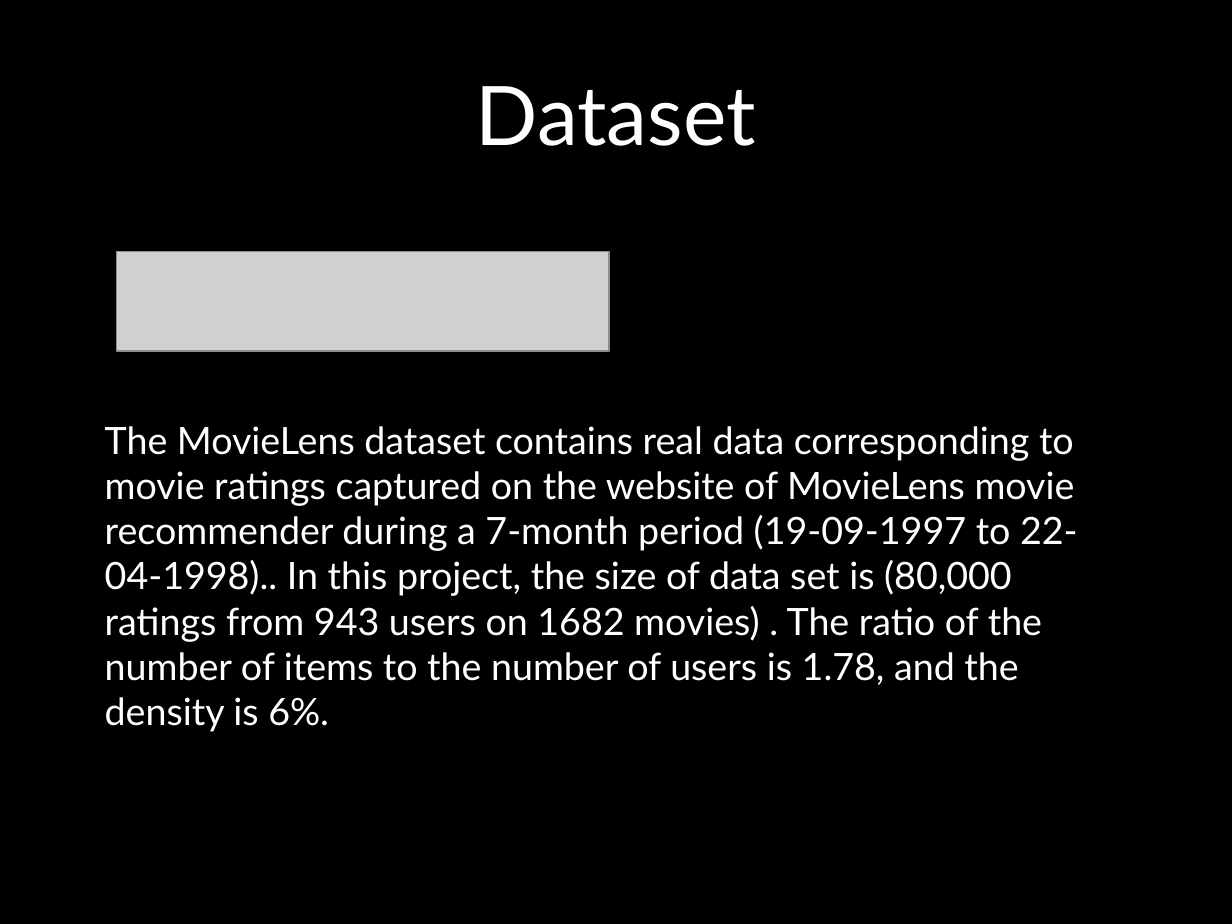
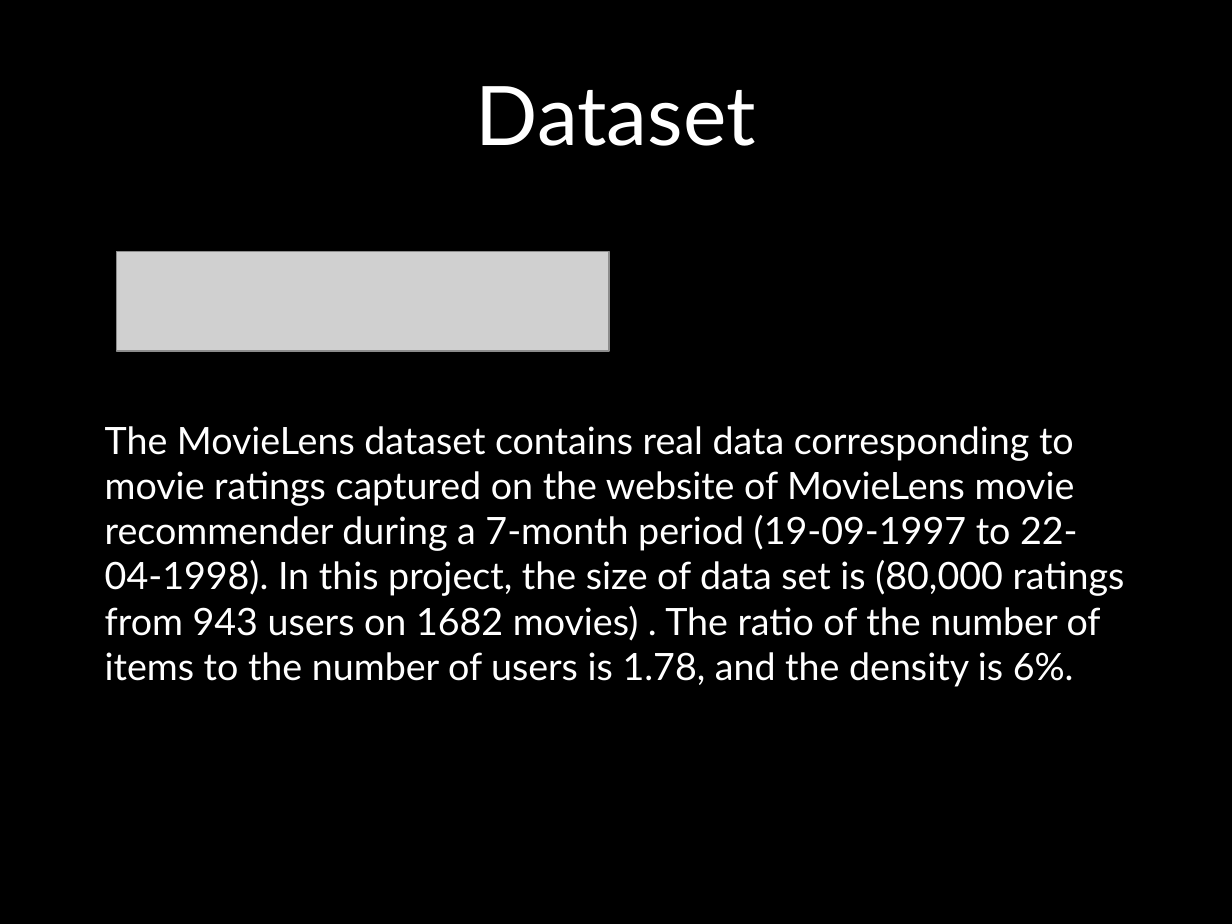
Before and after one commit to UCSBGauchos/MAE-data, a slide deck: slide 13 of Final Presentation.pptx. Drawn at 1232x924 pixels with LibreOffice and Linux fonts; fonts in the diff are those of the drawing; grey boxes stand for pictures; background and template pictures are left out. Boxes give left, top, right and bottom in pixels: in the first picture for what was removed or moved away, otherwise in the second. Text is boxed around its words. In the diff, an @@ line names an element or a change of style, - is before the commit and + after.

```diff
--- a/Final Presentation.pptx
+++ b/Final Presentation.pptx
@@ text at (105, 426, 1125, 687): text changed @@
-The MovieLens dataset contains real data corresponding to movie ratings captured on the website of MovieLens movie recommender during a 7-month period (19-09-1997 to 22-04-1998).. In this project, the size of data set is (80,000 ratings from 943 users on 1682 movies) . The ratio of the number of items to the number of users is 1.78, and the density is 6%.
+The MovieLens dataset contains real data corresponding to movie ratings captured on the website of MovieLens movie recommender during a 7-month period (19-09-1997 to 22-04-1998). In this project, the size of data set is (80,000 ratings from 943 users on 1682 movies) . The ratio of the number of items to the number of users is 1.78, and the density is 6%.
```
Also in this commit, not shown: 13 other slides changed, 1 slide added.
